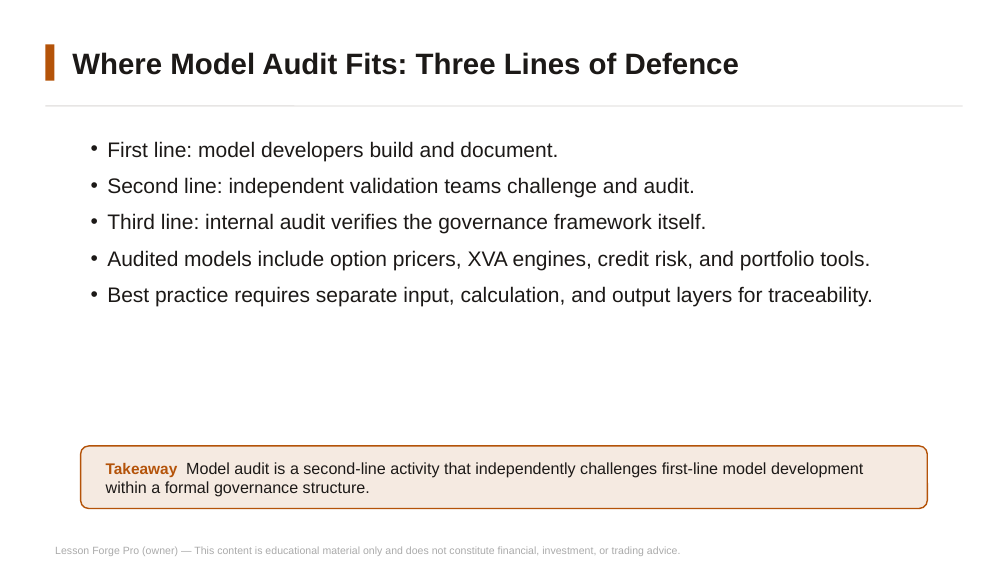
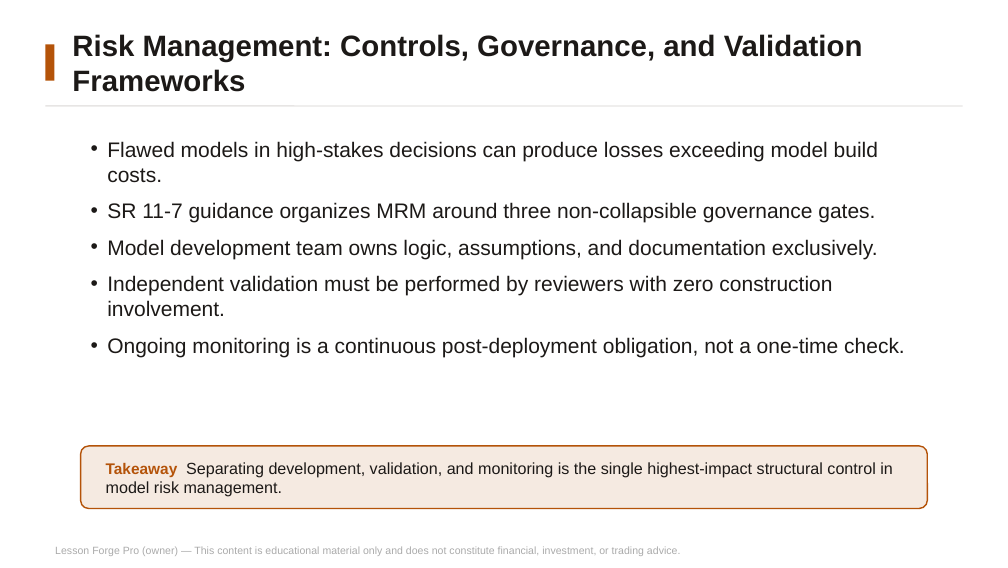
Before and after one commit to mbinmahfooz74-svg/lesson-forge-pro, a slide deck: slide 7 of docs/fmva/packs/day6-slides.pptx (slide 4 before the commit). Drawn at 1008x568 pixels with LibreOffice and Linux fonts; fonts in the diff are those of the drawing. Boxes give left, top, right and bottom in pixels: in the first picture for what was removed or moved away, otherwise in the second. Text is boxed around its words. In the diff, an @@ line names an element or a change of style, - is before the commit and + after.

```diff
--- a/docs/fmva/packs/day6-slides.pptx
+++ b/docs/fmva/packs/day6-slides.pptx
@@ text at [72,34,863,92]: text changed @@
-Where Model Audit Fits: Three Lines of Defence
+Risk Management: Controls, Governance, and Validation Frameworks
@@ text at [107,141,905,357]: text changed @@
-• First line: model developers build and document.
-• Second line: independent validation teams challenge and audit.
-• Third line: internal audit verifies the governance framework itself.
-• Audited models include option pricers, XVA engines, credit risk, and portfolio tools.
-• Best practice requires separate input, calculation, and output layers for traceability.
+• Flawed models in high-stakes decisions can produce losses exceeding model build costs.
+• SR 11-7 guidance organizes MRM around three non-collapsible governance gates.
+• Model development team owns logic, assumptions, and documentation exclusively.
+• Independent validation must be performed by reviewers with zero construction involvement.
+• Ongoing monitoring is a continuous post-deployment obligation, not a one-time check.
@@ text at [106,462,893,497]: text changed @@
-Takeaway Model audit is a second-line activity that independently challenges first-line model development within a formal governance structure.
+Takeaway Separating development, validation, and monitoring is the single highest-impact structural control in model risk management.
```
Also in this commit, not shown: 7 other slides changed, 2 slides added, 8 slides removed, 28 other files.
